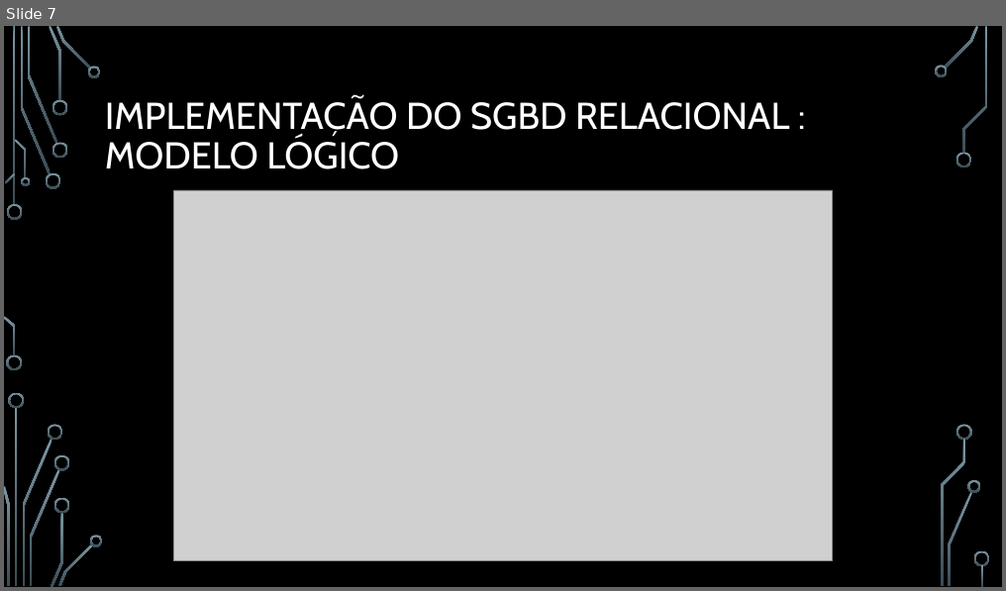
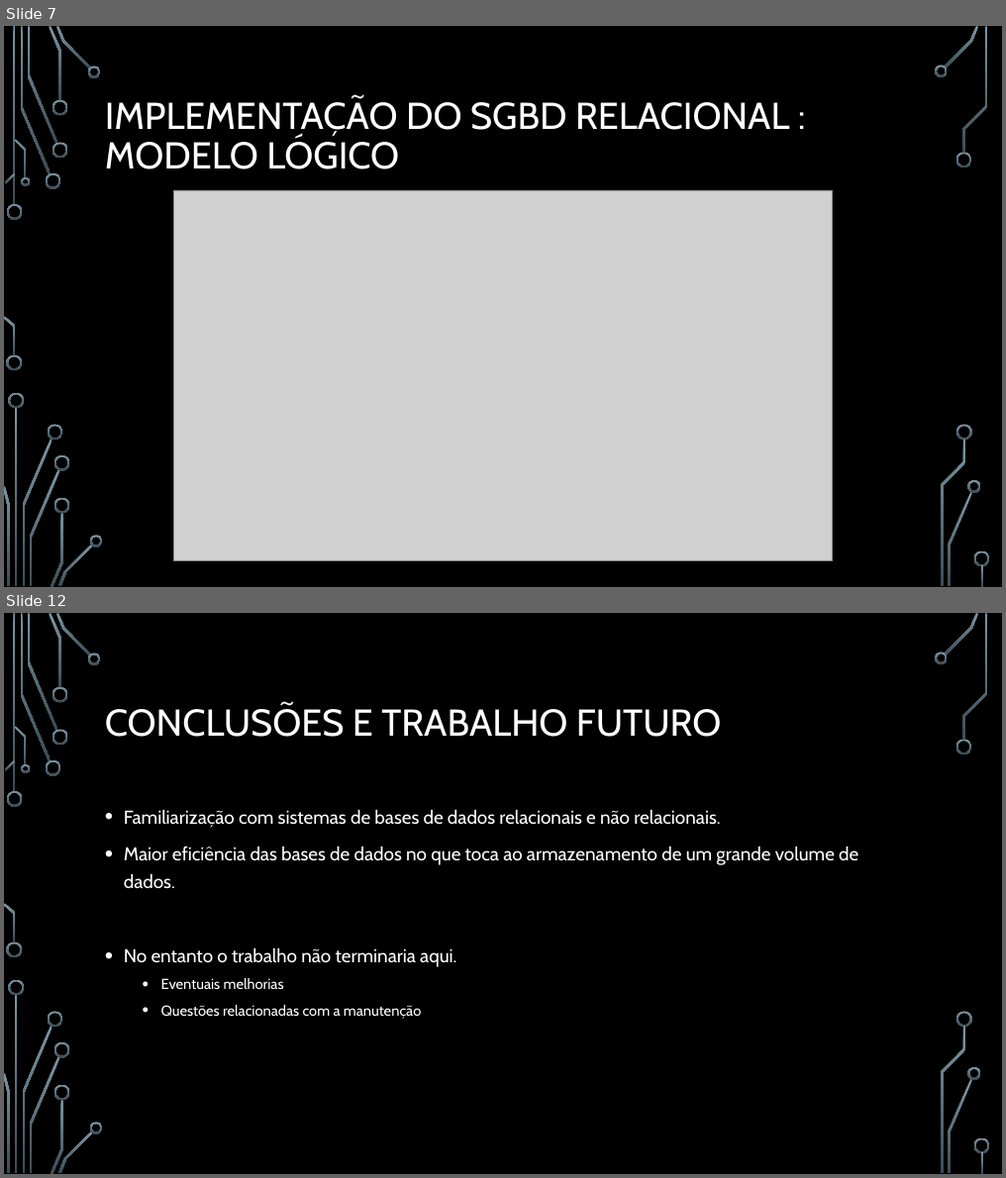
Before and after one commit to nelson31/BD1920, a slide deck: relatorio/Presentation/presentation.pptx. Shown one above the other, each under a label of ours: slide 7 before the commit, slides 7 and 12 after it; the slides between them are not shown. The pictures are 1006x591 and 1006x1178 pixels, drawn with LibreOffice and Linux fonts; fonts in the diff are those of the drawing; grey boxes stand for pictures; background and template pictures are left out. Boxes give left, top, right and bottom in pixels: in the first picture for what was removed or moved away, otherwise in the second. Text is boxed around its words. In the diff, an @@ line names an element or a change of style, - is before the commit and + after.

```diff
--- a/relatorio/Presentation/presentation.pptx
+++ b/relatorio/Presentation/presentation.pptx
@@ slide 12 added at (4, 613, 1002, 1174), background picture (left out); not listed: 36 template elements that a slide beside it also shows @@
@@ title added at (105, 704, 721, 737), 36 pt, text #FFFFFF @@
+CONCLUSÕES E TRABALHO FUTURO
@@ text added at (124, 809, 858, 1019), 18 pt, text #FFFFFF @@
+• Familiarização com sistemas de bases de dados relacionais e não relacionais.
+• Maior eficiência das bases de dados no que toca ao armazenamento de um grande volume de dados.
+• No entanto o trabalho não terminaria aqui.
+  • Eventuais melhorias
+  • Questões relacionadas com a manutenção
```
Also in this commit, not shown: 5 other slides added.
